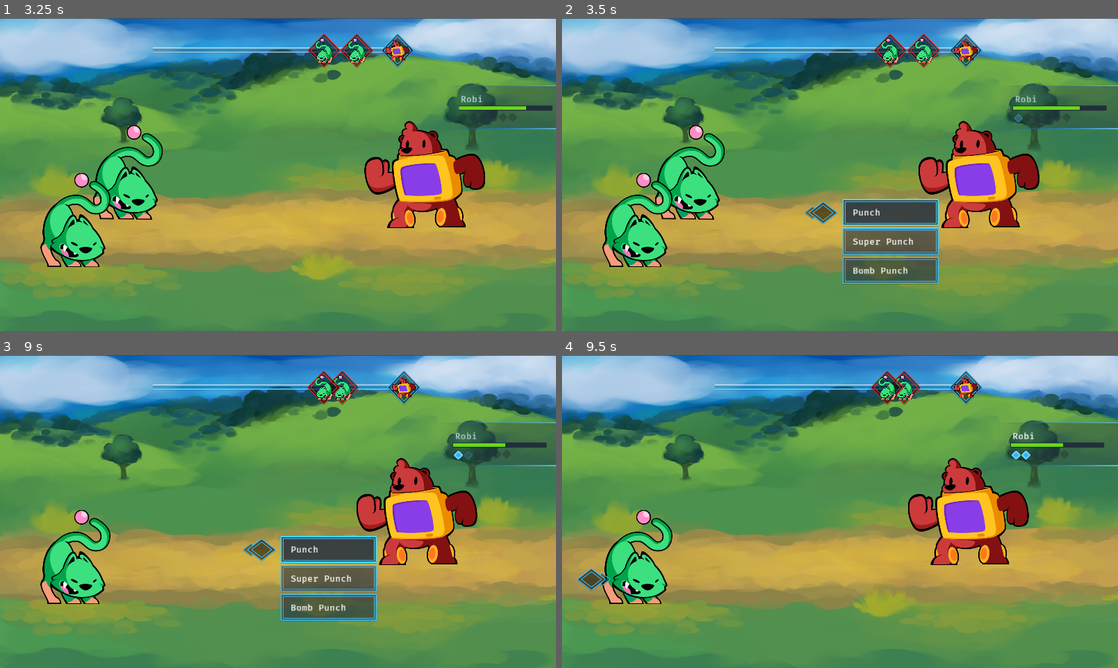
Above: before the commit, frames 1-4 (two rows, left to right).
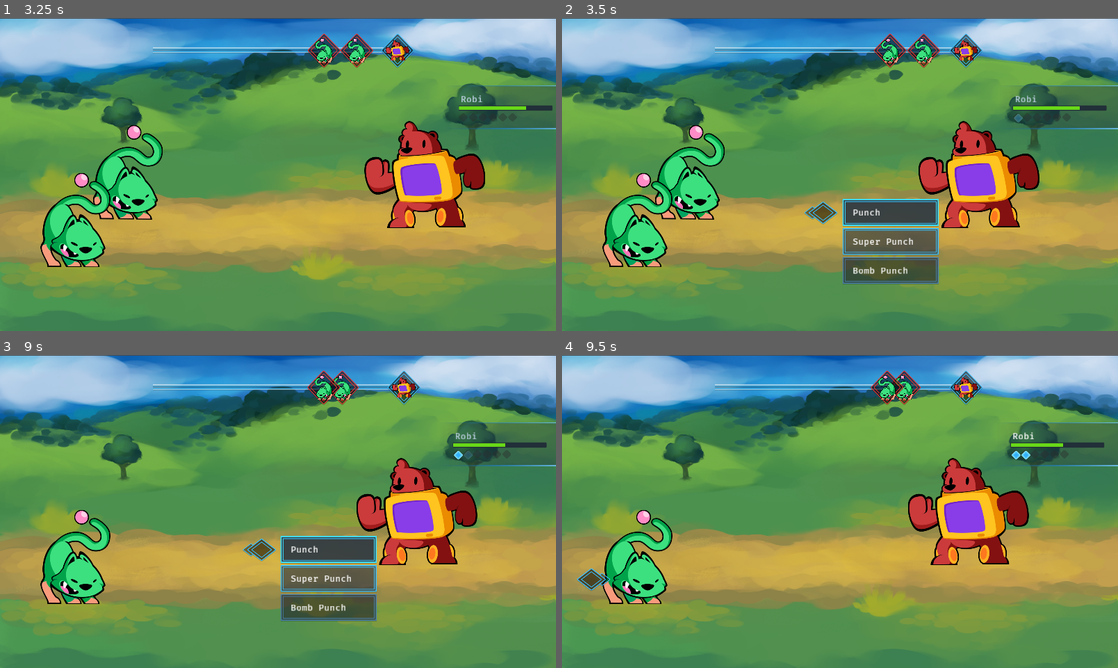
Above: after the commit, the same moments.

Repository: gdquest-demos/godot-2d-jrpg-combat
Game: Godot game, scene res://CombatDemo.tscn
The game is run twice, just before and just after one commit, with the same random seed, the same clock (stepped at 60 frames per second) and the same inputs.
Inputs:
- Up to frame 1 (3.25 s): tap Enter (ui_accept) at 0.5, 0.77, 1.52, 3.02 s; hold Right (ui_right) 0.53-1.28 s; hold Down (ui_down) 1.28-2.03 s; hold Right (ui_right) 2.03-2.78 s; hold Up (ui_up) from 2.78 s (still down)
- Up to frame 2 (3.5 s): keep holding Up (ui_up)
- Up to frame 3 (9 s): release Up (ui_up) at 3.53 s; hold Left (ui_left) 3.53-5.03 s; tap Enter (ui_accept) at 3.77, 4.52, 6.02, 6.77, 7.52 s; hold Down (ui_down) 5.03-5.78 s; hold Right (ui_right) 5.78-6.53 s; hold Up (ui_up) 6.53-7.28 s; hold Right (ui_right) 7.28-8.03 s; hold Down (ui_down) 8.03-8.78 s; hold Left (ui_left) from 8.78 s (still down)
- Up to frame 4 (9.5 s): keep holding Left (ui_left); tap Enter (ui_accept) at 9.02 s

Frame 1 is identical in both runs. In frame 2, 0.3% of the frame differs, in the area x 50-68%, y 76-85%; in frame 3, 0.3%; in frame 4, nothing differs.

Commit message:
Disable actions when the character is lacking energy

Diff:
--- a/godot/CombatSystem/ActiveTurnQueue.gd
+++ b/godot/CombatSystem/ActiveTurnQueue.gd
@@ -67,7 +67,7 @@
 		var is_selection_complete := false
 		# Wait for the player to select a valid action and target(s).
 		while not is_selection_complete:
-			action = yield(_player_select_action_async(battler.actions), "completed")
+			action = yield(_player_select_action_async(battler), "completed")
 			if action.is_targeting_self:
 				targets = [battler]
 			else:
@@ -88,10 +88,10 @@
 		emit_signal("player_turn_finished")
 
 
-func _player_select_action_async(actions: Array) -> Action:
+func _player_select_action_async(battler: Battler) -> Action:
 	var action_menu: UIActionMenu = UIActionMenuScene.instance()
 	add_child(action_menu)
-	action_menu.open(actions)
+	action_menu.open(battler)
 	var action: Action = yield(action_menu, "action_selected")
 	return action
 
--- a/godot/CombatSystem/UserInterface/UIActionMenu/UIActionButton.gd
+++ b/godot/CombatSystem/UserInterface/UIActionMenu/UIActionButton.gd
@@ -5,12 +5,13 @@
 onready var label_node: Label = $HBoxContainer/Label
 
 
-func setup(action: Action) -> void:
+func setup(action: Action, can_be_used: bool) -> void:
 	if not is_inside_tree():
 		yield(self, "ready")
 	if action.icon:
 		icon_node.texture = action.icon
 	label_node.text = action.label
+	disabled = not can_be_used
 
 
 func _on_pressed() -> void:
--- a/godot/CombatSystem/UserInterface/UIActionMenu/UIActionList.gd
+++ b/godot/CombatSystem/UserInterface/UIActionMenu/UIActionList.gd
@@ -11,11 +11,12 @@
 onready var select_arrow := $UIMenuSelectArrow
 
 
-func setup(actions: Array) -> void:
-	for action in actions:
+func setup(battler: Battler) -> void:
+	for action in battler.actions:
+		var can_use_action: bool = battler.stats.energy >= action.energy_cost
 		var action_button = UIActionButton.instance()
 		add_child(action_button)
-		action_button.setup(action)
+		action_button.setup(action, can_use_action)
 		action_button.connect("pressed", self, "_on_UIActionButton_button_pressed", [action])
 		action_button.connect(
 			"focus_entered", self, "_on_UIActionButton_focus_entered", [action_button]
--- a/godot/CombatSystem/UserInterface/UIActionMenu/UIActionMenu.gd
+++ b/godot/CombatSystem/UserInterface/UIActionMenu/UIActionMenu.gd
@@ -12,8 +12,8 @@
 	hide()
 
 
-func open(actions: Array) -> void:
-	list.setup(actions)
+func open(battler: Battler) -> void:
+	list.setup(battler)
 	show()
 	list.focus()
 
